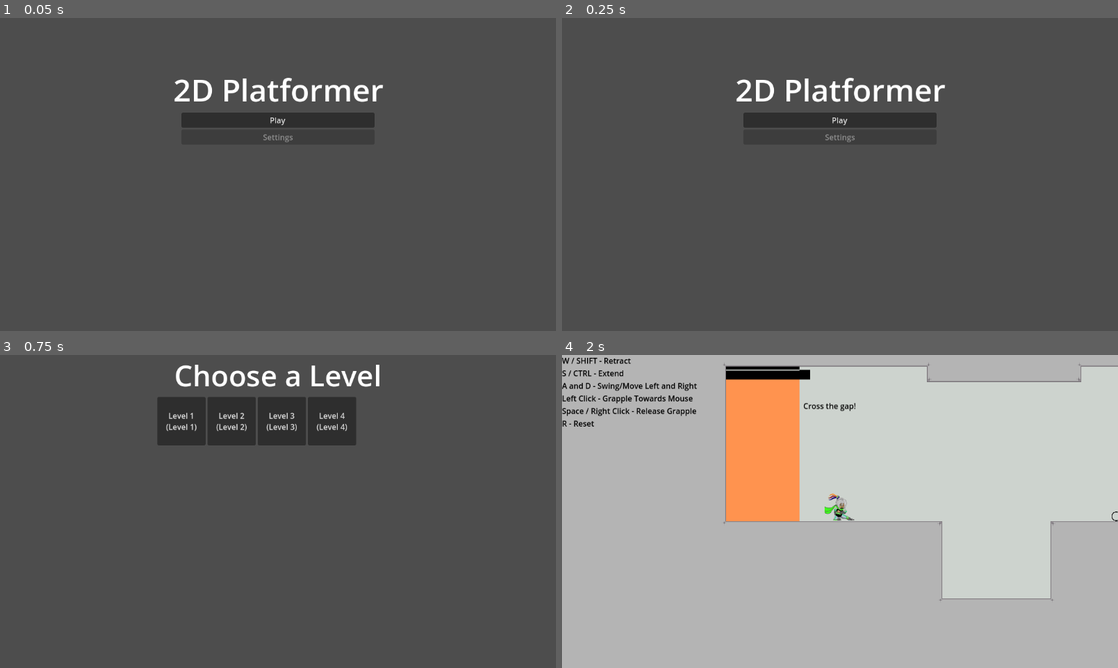
Above: before the commit, frames 1-4 (two rows, left to right).
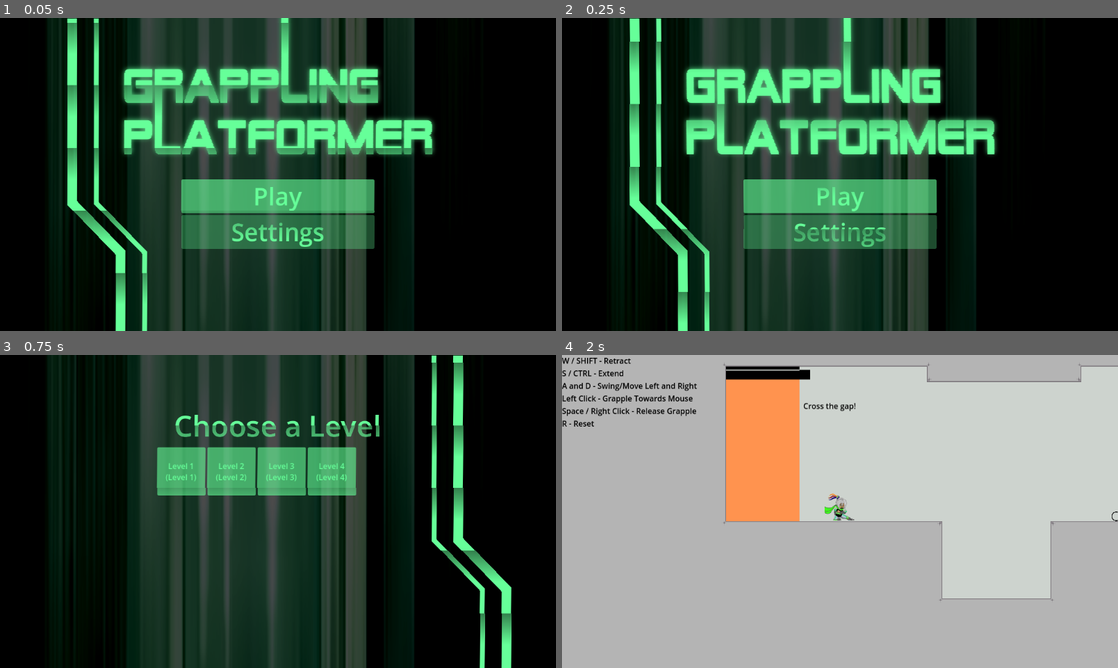
Above: after the commit, the same moments.

Repository: matthewchen146/cmpm-172-grappling-platformer
Game: Godot game, scene res://scenes/main_scenes/title/title.tscn
Same seed, same stepped clock (60 frames per second), same inputs: the game is played once before the commit and once after it.
Inputs:
- Up to frame 1 (0.05 s): no input
- Up to frame 2 (0.25 s): no input
- Up to frame 3 (0.75 s): click "Play" at 0.5 s
- Up to frame 4 (2 s): click "Level 1 (Level 1)" at 1.25 s

The runs differ from the first frame. In frame 1, 97% of the frame differs, in the area x 0-100%, y 0-100%; in frame 2, 97%; in frame 3, 94%; in frame 4, nothing differs.

Commit message:
decorated ui for title and level select

Diff:
--- a/scenes/main_scenes/level_select/level_select.gd
+++ b/scenes/main_scenes/level_select/level_select.gd
@@ -3,7 +3,7 @@
 
 # Called when the node enters the scene tree for the first time.
 func _ready():
-	var level_container = $VBoxContainer/GridContainer
+	var level_container = %LevelContainer
 
 	# add levels
 
--- a/scenes/main_scenes/level_select/level_select.tscn
+++ b/scenes/main_scenes/level_select/level_select.tscn
@@ -1,6 +1,15 @@
-[gd_scene load_steps=3 format=3 uid="uid://cjyclt3r0kynu"]
+[gd_scene load_steps=6 format=3 uid="uid://cjyclt3r0kynu"]
 
 [ext_resource type="Script" path="res://scenes/main_scenes/level_select/level_select.gd" id="1_shd6n"]
+[ext_resource type="Texture2D" uid="uid://da1tunqln5hl4" path="res://assets/ui/background.png" id="2_5cb6h"]
+[ext_resource type="Shader" path="res://shaders/cyber.gdshader" id="3_h4vfs"]
+
+[sub_resource type="ShaderMaterial" id="ShaderMaterial_ml38j"]
+shader = ExtResource("3_h4vfs")
+shader_parameter/color = Color(0.4, 1, 0.6, 1)
+shader_parameter/min_alpha = 0.5
+shader_parameter/period = 0.2
+shader_parameter/speed = 0.3
 
 [sub_resource type="LabelSettings" id="LabelSettings_pp7y0"]
 font_size = 60
@@ -14,22 +23,71 @@
 grow_vertical = 2
 script = ExtResource("1_shd6n")
 
-[node name="VBoxContainer" type="VBoxContainer" parent="."]
+[node name="TextureRect" type="TextureRect" parent="."]
+layout_mode = 1
+anchors_preset = 15
+anchor_right = 1.0
+anchor_bottom = 1.0
+grow_horizontal = 2
+grow_vertical = 2
+texture = ExtResource("2_5cb6h")
+
+[node name="ColorRect" type="ColorRect" parent="."]
+layout_mode = 1
+anchors_preset = 15
+anchor_right = 1.0
+anchor_bottom = 1.0
+grow_horizontal = 2
+grow_vertical = 2
+color = Color(0, 0, 0, 0.654902)
+
+[node name="SubViewportContainer" type="SubViewportContainer" parent="."]
+material = SubResource("ShaderMaterial_ml38j")
+layout_mode = 1
+anchors_preset = 15
+anchor_right = 1.0
+anchor_bottom = 1.0
+grow_horizontal = 2
+grow_vertical = 2
+stretch = true
+
+[node name="SubViewport" type="SubViewport" parent="SubViewportContainer"]
+transparent_bg = true
+handle_input_locally = false
+size = Vector2i(1152, 648)
+render_target_update_mode = 4
+
+[node name="VBoxContainer" type="VBoxContainer" parent="SubViewportContainer/SubViewport"]
 custom_minimum_size = Vector2(500, 0)
-layout_mode = 1
 anchors_preset = 13
 anchor_left = 0.5
 anchor_right = 0.5
 anchor_bottom = 1.0
+offset_left = -250.0
+offset_right = 250.0
 grow_horizontal = 2
 grow_vertical = 2
 
-[node name="Label" type="Label" parent="VBoxContainer"]
+[node name="MarginContainer" type="MarginContainer" parent="SubViewportContainer/SubViewport/VBoxContainer"]
+custom_minimum_size = Vector2(0, 100)
+layout_mode = 2
+
+[node name="Label" type="Label" parent="SubViewportContainer/SubViewport/VBoxContainer"]
 layout_mode = 2
 text = "Choose a Level"
 label_settings = SubResource("LabelSettings_pp7y0")
 horizontal_alignment = 1
 
-[node name="GridContainer" type="GridContainer" parent="VBoxContainer"]
+[node name="LevelContainer" type="GridContainer" parent="SubViewportContainer/SubViewport/VBoxContainer"]
+unique_name_in_owner = true
 layout_mode = 2
 columns = 5
+
+[node name="Line2D" type="Line2D" parent="SubViewportContainer/SubViewport"]
+position = Vector2(900, 0)
+points = PackedVector2Array(0, 1, 0, 383, 100, 486, 100, 695)
+
+[node name="Line2D2" type="Line2D" parent="SubViewportContainer/SubViewport"]
+position = Vector2(950, 0)
+points = PackedVector2Array(0, 1, 0, 383, 100, 486, 100, 695)
+width = 20.0
--- a/scenes/main_scenes/title/title.gd
+++ b/scenes/main_scenes/title/title.gd
@@ -3,7 +3,7 @@
 
 # Called when the node enters the scene tree for the first time.
 func _ready():
-	$VBoxContainer/HBoxContainer/VBoxContainer/PlayButton.pressed.connect(func():
+	%PlayButton.pressed.connect(func():
 		get_tree().change_scene_to_file("res://scenes/main_scenes/level_select/level_select.tscn")
 	)
 
--- a/scenes/main_scenes/title/title.tscn
+++ b/scenes/main_scenes/title/title.tscn
@@ -1,9 +1,19 @@
-[gd_scene load_steps=3 format=3 uid="uid://ddw0d47ku5wla"]
+[gd_scene load_steps=7 format=3 uid="uid://ddw0d47ku5wla"]
 
 [ext_resource type="Script" path="res://scenes/main_scenes/title/title.gd" id="1_kaxqf"]
+[ext_resource type="Shader" path="res://shaders/cyber.gdshader" id="2_20ryr"]
+[ext_resource type="Texture2D" uid="uid://da1tunqln5hl4" path="res://assets/ui/background.png" id="2_rsxu1"]
+[ext_resource type="Texture2D" uid="uid://cljup16fcxpe6" path="res://assets/ui/title.png" id="3_ye22j"]
 
-[sub_resource type="LabelSettings" id="LabelSettings_pgyag"]
-font_size = 64
+[sub_resource type="ShaderMaterial" id="ShaderMaterial_pgl4y"]
+shader = ExtResource("2_20ryr")
+shader_parameter/color = Color(0.4, 1, 0.6, 1)
+shader_parameter/min_alpha = 0.5
+shader_parameter/period = 0.2
+shader_parameter/speed = 0.3
+
+[sub_resource type="LabelSettings" id="LabelSettings_0aq3o"]
+font_size = 50
 
 [node name="title" type="Control"]
 layout_mode = 3
@@ -14,8 +24,50 @@
 grow_vertical = 2
 script = ExtResource("1_kaxqf")
 
-[node name="VBoxContainer" type="VBoxContainer" parent="."]
+[node name="TextureRect" type="TextureRect" parent="."]
 layout_mode = 1
+anchors_preset = 15
+anchor_right = 1.0
+anchor_bottom = 1.0
+grow_horizontal = 2
+grow_vertical = 2
+texture = ExtResource("2_rsxu1")
+
+[node name="ColorRect" type="ColorRect" parent="."]
+layout_mode = 1
+anchors_preset = 15
+anchor_right = 1.0
+anchor_bottom = 1.0
+grow_horizontal = 2
+grow_vertical = 2
+color = Color(0, 0, 0, 0.654902)
+
+[node name="SubViewportContainer" type="SubViewportContainer" parent="."]
+material = SubResource("ShaderMaterial_pgl4y")
+layout_mode = 1
+anchors_preset = 15
+anchor_right = 1.0
+anchor_bottom = 1.0
+grow_horizontal = 2
+grow_vertical = 2
+stretch = true
+
+[node name="SubViewport" type="SubViewport" parent="SubViewportContainer"]
+transparent_bg = true
+handle_input_locally = false
+size = Vector2i(1152, 648)
+render_target_update_mode = 4
+
+[node name="Line2D" type="Line2D" parent="SubViewportContainer/SubViewport"]
+position = Vector2(200, 0)
+points = PackedVector2Array(0, 1, 0, 383, 100, 486, 100, 695)
+
+[node name="Line2D2" type="Line2D" parent="SubViewportContainer/SubViewport"]
+position = Vector2(150, 0)
+points = PackedVector2Array(0, 1, 0, 383, 100, 486, 100, 695)
+width = 20.0
+
+[node name="VBoxContainer" type="VBoxContainer" parent="SubViewportContainer/SubViewport"]
 anchors_preset = 13
 anchor_left = 0.5
 anchor_right = 0.5
@@ -25,29 +77,53 @@
 grow_horizontal = 2
 grow_vertical = 2
 
-[node name="MarginContainer" type="MarginContainer" parent="VBoxContainer"]
-custom_minimum_size = Vector2(0, 100)
+[node name="TextureRect" type="TextureRect" parent="SubViewportContainer/SubViewport/VBoxContainer"]
+layout_mode = 2
+texture = ExtResource("3_ye22j")
+
+[node name="MarginContainer" type="MarginContainer" parent="SubViewportContainer/SubViewport/VBoxContainer"]
+custom_minimum_size = Vector2(0, 20)
 layout_mode = 2
 
-[node name="Label" type="Label" parent="VBoxContainer"]
-layout_mode = 2
-text = "2D Platformer"
-label_settings = SubResource("LabelSettings_pgyag")
-horizontal_alignment = 1
-
-[node name="HBoxContainer" type="HBoxContainer" parent="VBoxContainer"]
+[node name="HBoxContainer" type="HBoxContainer" parent="SubViewportContainer/SubViewport/VBoxContainer"]
 layout_mode = 2
 alignment = 1
 
-[node name="VBoxContainer" type="VBoxContainer" parent="VBoxContainer/HBoxContainer"]
+[node name="VBoxContainer" type="VBoxContainer" parent="SubViewportContainer/SubViewport/VBoxContainer/HBoxContainer"]
 custom_minimum_size = Vector2(400, 0)
 layout_mode = 2
 
-[node name="PlayButton" type="Button" parent="VBoxContainer/HBoxContainer/VBoxContainer"]
+[node name="PlayButton" type="Button" parent="SubViewportContainer/SubViewport/VBoxContainer/HBoxContainer/VBoxContainer"]
+unique_name_in_owner = true
+custom_minimum_size = Vector2(0, 70)
 layout_mode = 2
+
+[node name="Label" type="Label" parent="SubViewportContainer/SubViewport/VBoxContainer/HBoxContainer/VBoxContainer/PlayButton"]
+layout_mode = 1
+anchors_preset = 15
+anchor_right = 1.0
+anchor_bottom = 1.0
+grow_horizontal = 2
+grow_vertical = 2
 text = "Play"
+label_settings = SubResource("LabelSettings_0aq3o")
+horizontal_alignment = 1
+vertical_alignment = 1
 
-[node name="SettingsButton" type="Button" parent="VBoxContainer/HBoxContainer/VBoxContainer"]
+[node name="SettingsButton" type="Button" parent="SubViewportContainer/SubViewport/VBoxContainer/HBoxContainer/VBoxContainer"]
+unique_name_in_owner = true
+custom_minimum_size = Vector2(0, 70)
 layout_mode = 2
 disabled = true
+
+[node name="Label" type="Label" parent="SubViewportContainer/SubViewport/VBoxContainer/HBoxContainer/VBoxContainer/SettingsButton"]
+layout_mode = 1
+anchors_preset = 15
+anchor_right = 1.0
+anchor_bottom = 1.0
+grow_horizontal = 2
+grow_vertical = 2
 text = "Settings"
+label_settings = SubResource("LabelSettings_0aq3o")
+horizontal_alignment = 1
+vertical_alignment = 1
--- /dev/null
+++ b/shaders/cyber.gdshader
@@ -0,0 +1,30 @@
+shader_type canvas_item;
+
+uniform vec4 color : source_color = vec4(.4, 1.0, .6, 1.0);
+uniform float min_alpha = .5;
+uniform float period = .2;
+uniform float speed = .3;
+
+float hash(vec2 st)
+{
+    return fract(sin(dot(st.xy,
+                         vec2(12.9898,78.233)))*
+        43758.5453123);
+}
+
+void fragment() {
+	vec4 final_color = vec4(0.0);
+
+	vec2 uv = UV;
+
+	float stripe = mod(uv.y - TIME * speed, period) / period;
+
+	vec4 sample = texture(TEXTURE, uv + vec2(sin(TIME * 20.0) * hash(vec2(TIME, 0)) * stripe * stripe * 2.0, 0.0) * SCREEN_PIXEL_SIZE);
+
+	if (sample.a > 0.0) {
+		final_color = color;
+		final_color.a = min(sample.a, stripe + min_alpha);
+	}
+
+	COLOR = final_color;
+}
Binary file added: assets/ui/background.png
Not shown, added: assets/ui/background.png.import
Binary file added: assets/ui/title.png
Not shown, added: assets/ui/title.png.import
